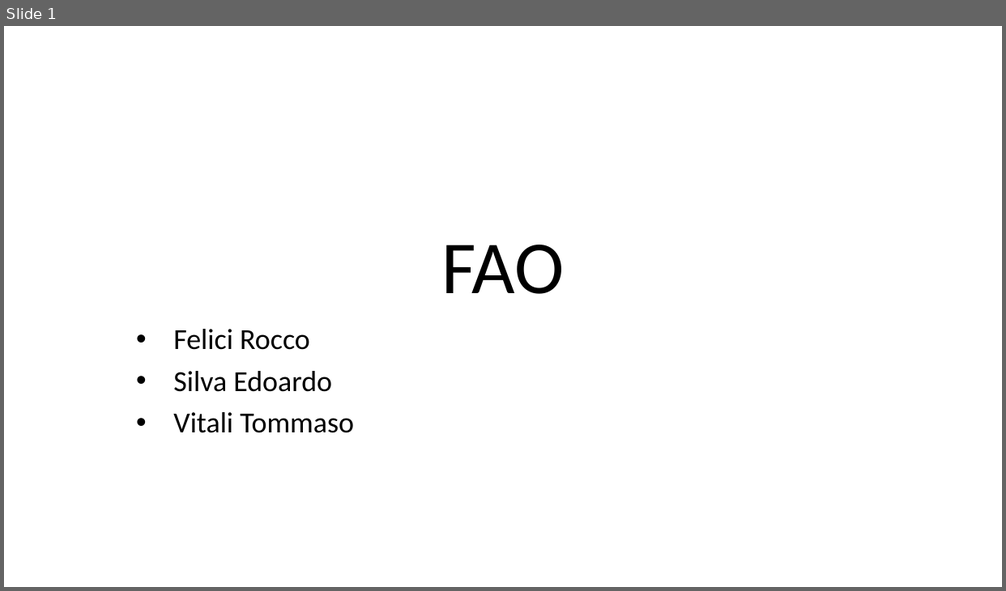
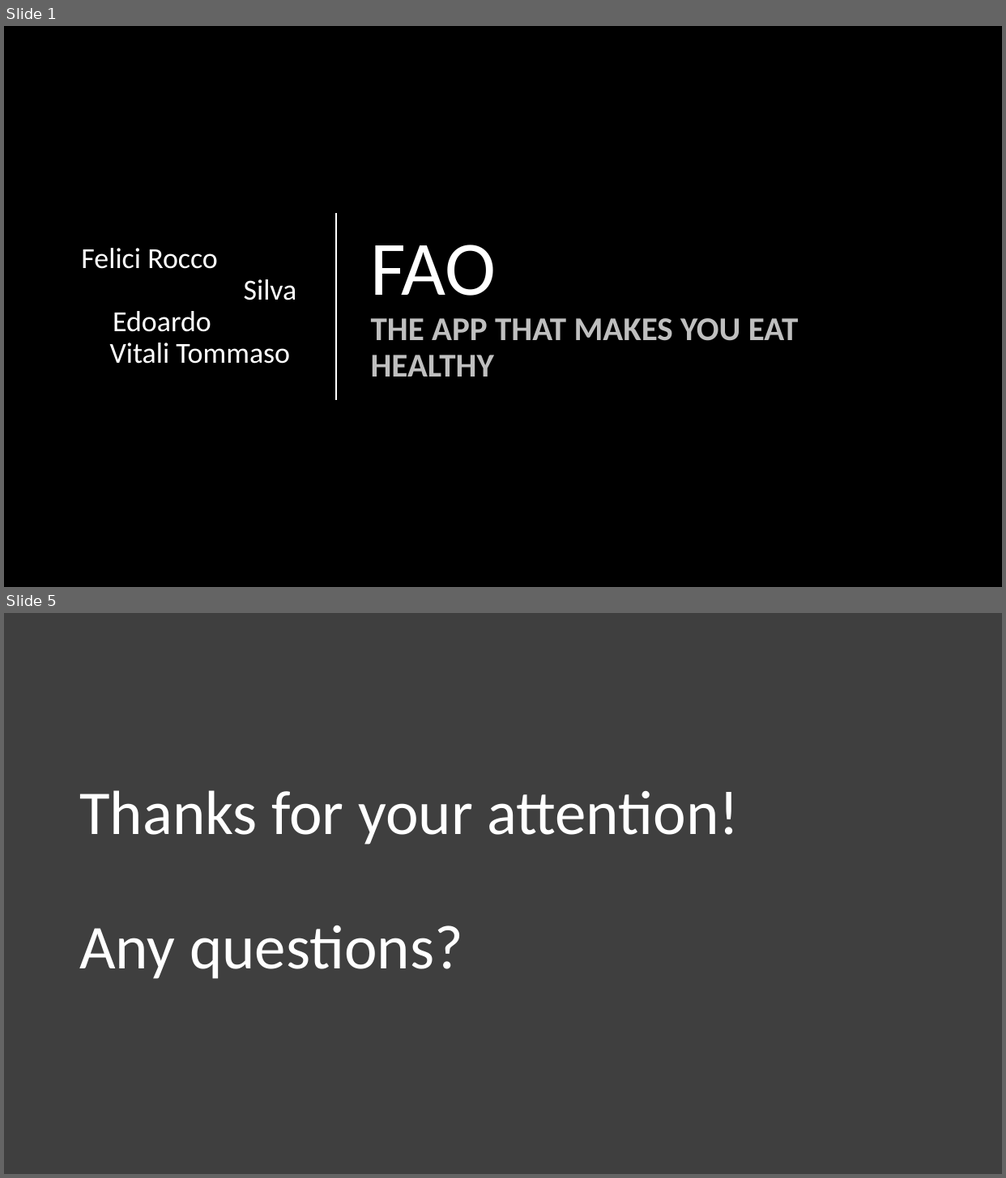
Before and after one commit to tommivitali/MWC2020-Project, a slide deck: presentation/presentazione FAO.pptx. Shown one above the other, each under a label of ours: slide 1 before the commit, slides 1 and 5 after it; the slides between them are not shown. The pictures are 1006x591 and 1006x1178 pixels, drawn with LibreOffice and Linux fonts; fonts in the diff are those of the drawing; background and template pictures are left out. Boxes give left, top, right and bottom in pixels: in the first picture for what was removed or moved away, otherwise in the second. Text is boxed around its words. In the diff, an @@ line names an element or a change of style, - is before the commit and + after.

```diff
--- a/presentation/presentazione FAO.pptx
+++ b/presentation/presentazione FAO.pptx
@@ slide 5 added at (4, 613, 1002, 1174), background #3F3F3F @@
@@ title added at (79, 790, 739, 979), 60 pt, text #FFFFFF @@
+Thanks for your attention!
+Any questions?
@@ slide 1 changed as well @@
@@ background #FFFFFF to picture (left out) @@
@@ subtitle "Felici Rocco Silva Edoardo Vitali ..." at (81, 248, 297, 364): vertical alignment top to middle @@
@@ title "FAO THE APP THAT MAKES ..." at (371, 245, 799, 377): vertical alignment bottom to middle @@
@@ line added from (336, 213) to (336, 400), #FFFFFF 1.5 pt @@
@@ subtitle at (81, 248, 297, 364): text changed; text colour #000000 to #FFFFFF @@
-• Felici Rocco
-• Silva Edoardo
-• Vitali Tommaso
+Felici Rocco Silva Edoardo Vitali Tommaso
@@ title at (371, 245, 799, 377): text changed; size 72 to 32 pt; text colour #000000 to #BFBFBF; bold on @@
-FAO
+FAO
+THE APP THAT MAKES YOU EAT HEALTHY
```
Also in this commit, not shown: 3 other slides changed, 1 slide removed, 5 other files.
